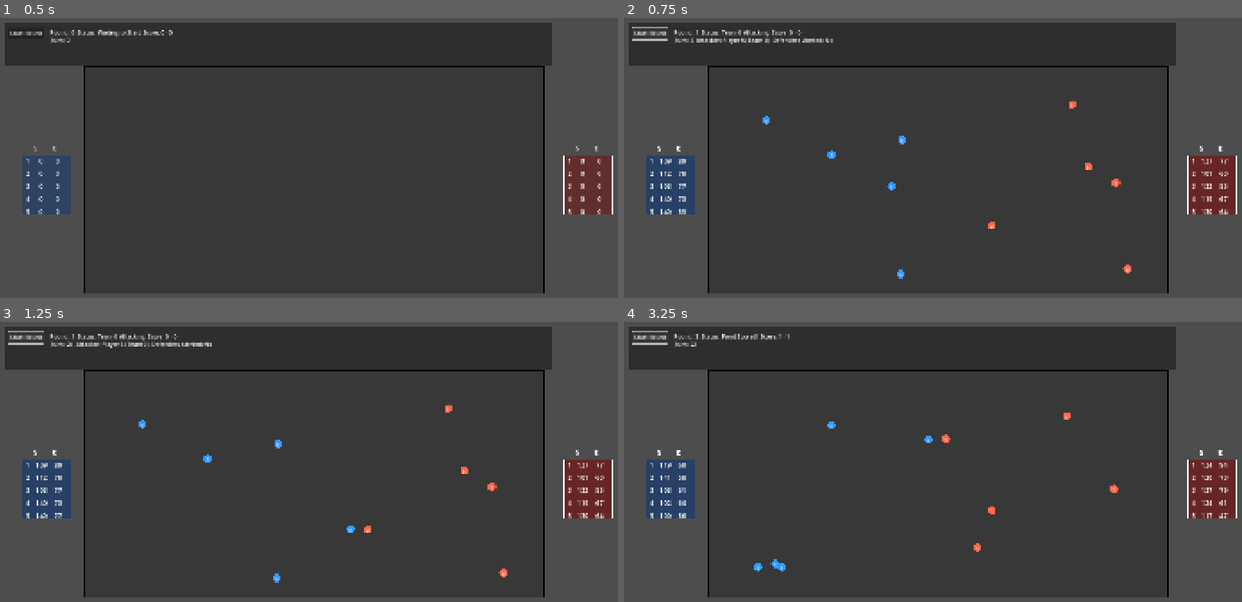
Above: before the commit, frames 1-4 (two rows, left to right).
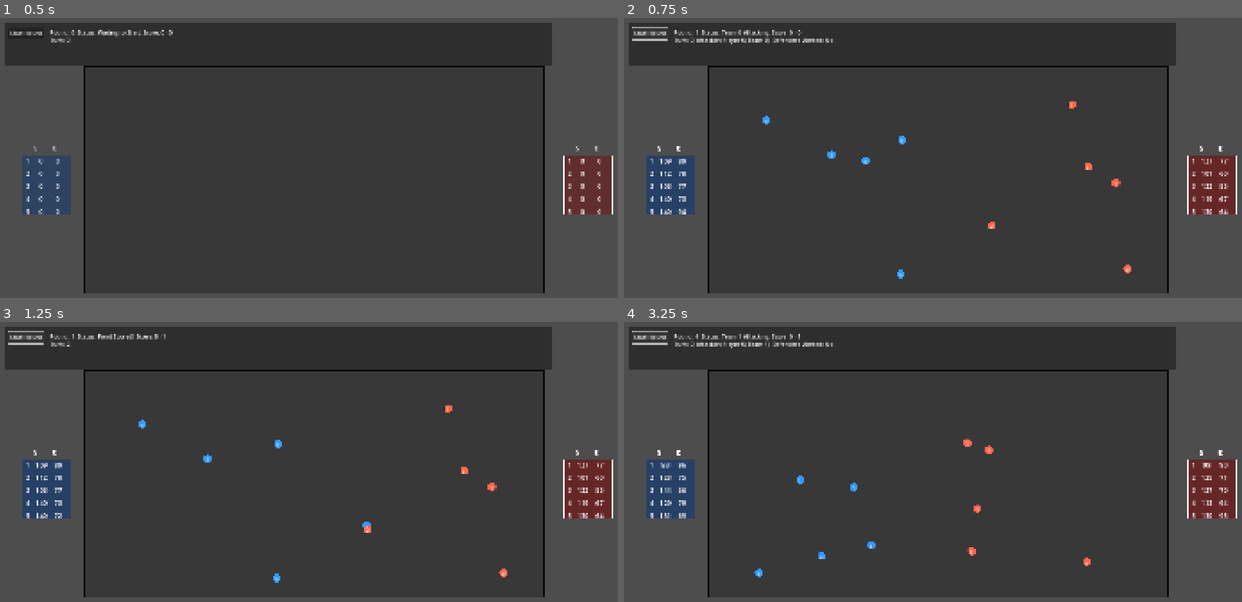
Above: after the commit, the same moments.

Repository: jami47/Hadudu-AI-Game
Game: Godot game, scene res://game/Game.tscn
Same seed, same stepped clock (60 frames per second), same inputs: the game is played once before the commit and once after it.
Inputs:
- Up to frame 1 (0.5 s): no input
- Up to frame 2 (0.75 s): click "Start Round" at 0.5 s
- Up to frame 3 (1.25 s): no input
- Up to frame 4 (3.25 s): click "Start Round" at 1.25 s; click "Start Round" at 2 s

Frame 1 is identical in both runs. In frame 2, less than 0.1% of the frame differs, in the area x 8-44%, y 7-71%; in frame 3, 0.5%; in frame 4, 1.3%, in the area x 5-98%, y 4-92%.

Commit message:
5.00 - Random player movement

Diff:
--- a/game/Game.gd
+++ b/game/Game.gd
@@ -2,7 +2,9 @@
 
 @export var players_per_team: int = 5
 @export var move_distance: float = 8.0
-@export var ai_depth: int = 1  # Reduced depth for faster, more responsive AI
+@export var ai_depth: int = 3  # Minimax depth for adversarial search (both attackers and defenders)
+@export var ai_update_interval: int = 15  # Frames between AI recalculations (higher = smoother movement)
+@export var movement_smoothing: float = 0.2  # Interpolation factor for smooth direction changes (0-1)
 @export var close_range_threshold: float = 35.0  # Distance for "very close" range (increased)
 @export var catch_distance: float = 12.0  # Distance for catching the attacker (decreased)
 
@@ -28,6 +30,10 @@
 var _defenders_alerted: bool = false  # Whether defenders are rushing to catch attacker
 var _team_scores: Array[int] = [0, 0]
 
+# Smooth movement system - stores velocities instead of directions
+var _player_velocities: Dictionary = {}  # Key: "team_id", Value: Vector2 velocity
+var _player_target_velocities: Dictionary = {}  # Key: "team_id", Value: Vector2 target velocity from AI
+
 var _panel_path := "UI/Panel"
 var _button_path := "UI/Panel/StartButton"
 var _round_path := "UI/Panel/RoundLabel"
@@ -59,22 +65,20 @@
 	if not _defenders_alerted:
 		_check_for_defender_alert()
 
-	# Get AI moves for all players - process every frame when defenders are alerted for immediate response
+	# AI decision-making happens every ai_update_interval frames
+	# Players continue moving in their last decided direction between AI updates
 	var state := _collect_state()
 
-	if _defenders_alerted:
-		# URGENT MODE: Process every frame for immediate attacker escape and defender chase
-		_process_ai_moves(state, players)
-		_check_round_end_conditions()
+	if _frame_counter >= ai_update_interval:
+		_frame_counter = 0
+		# Recalculate AI decisions using minimax (adversarial search)
+		_update_ai_decisions(state, players)
 		_turn += 1
 		_update_hud()
-	elif _frame_counter >= 2:
-		# NORMAL MODE: Process every 2 frames when no urgency
-		_frame_counter = 0
-		_process_ai_moves(state, players)
-		_check_round_end_conditions()
-		_turn += 1
-		_update_hud()
+
+	# Apply smooth interpolated movement every frame
+	_apply_smooth_movement(players)
+	_check_round_end_conditions()
 
 func _ensure_ui() -> void:
 	var ui = get_node_or_null("UI")
@@ -500,6 +504,10 @@
 	_defenders_alerted = false
 	_attacker_index = _rng.randi() % players_per_team  # Random attacker from attacking team
 
+	# Clear movement data for new round
+	_player_velocities.clear()
+	_player_target_velocities.clear()
+
 	# Respawn all players in new random positions
 	_clear_players()
 	_spawn_players()
@@ -527,38 +535,97 @@
 			print("[Game] Defenders alerted! Attacker got within range of Player %d" % (defender.player_id + 1))
 			break
 
-func _process_ai_moves(state: Dictionary, players: Array) -> void:
-	# Process attacker move - only the designated attacker should move initially
+# Update AI decisions using minimax adversarial search (called every ai_update_interval frames)
+func _update_ai_decisions(state: Dictionary, players: Array) -> void:
 	var attacker := _get_attacker(players)
+	var center_x := field_rect.position.x + field_rect.size.x * 0.5
+
+	# Update attacker's target velocity using minimax with depth=ai_depth
 	if attacker != null:
 		var attacker_move := AI.get_attacker_move(state, _attacking_team, _attacker_index, ai_depth, move_distance, _defenders_alerted)
+		var attacker_key := "%d_%d" % [_attacking_team, _attacker_index]
+
 		if attacker_move["delta"] != Vector2.ZERO:
-			_apply_player_move(attacker, attacker_move)
+			# Set target velocity from AI decision
+			_player_target_velocities[attacker_key] = attacker_move["delta"].normalized() * move_distance
 		else:
-			# Force attacker to move towards opponent court if AI returns zero movement
-			var forced_move := {"delta": Vector2(move_distance, 0) if _attacking_team == 0 else Vector2(-move_distance, 0)}
-			_apply_player_move(attacker, forced_move)
-			print("[Game] Forced attacker movement to prevent standstill")
-
-	# Process defender moves (only if alerted and only defending team players)
+			# Fallback: move toward opponent court
+			var fallback_dir := Vector2(1, 0) if _attacking_team == 0 else Vector2(-1, 0)
+			_player_target_velocities[attacker_key] = fallback_dir * move_distance
+
+	# Update defenders' target velocities (only if alerted)
+	if _defenders_alerted and attacker != null:
+		var defenders := _get_defenders(players)
+		var attacker_pos := attacker.global_position
+
+		for defender in defenders:
+			var defender_key := "%d_%d" % [_defending_team, defender.player_id]
+			var defender_pos: Vector2 = defender.global_position
+
+			# Smart defender logic: Use minimax for interception, simple chase if aligned
+			var is_aligned_horizontally :bool= abs(defender_pos.y - attacker_pos.y) < 30.0
+			var is_between_attacker_and_center := false
+
+			if _attacking_team == 0:  # Attacker going right
+				is_between_attacker_and_center = defender_pos.x > attacker_pos.x and defender_pos.x < center_x
+			else:  # Attacker going left
+				is_between_attacker_and_center = defender_pos.x < attacker_pos.x and defender_pos.x > center_x
+
+			# If defender is well-positioned (aligned and between attacker and goal), go straight
+			if is_aligned_horizontally and is_between_attacker_and_center:
+				# Simple direct chase - defender is already in good intercept position
+				var chase_dir: Vector2 = (attacker_pos - defender_pos).normalized()
+				_player_target_velocities[defender_key] = chase_dir * move_distance
+			else:
+				# Use minimax for strategic positioning/interception
+				var defender_move := AI.get_defender_move(state, _defending_team, defender.player_id, ai_depth, move_distance, attacker_pos)
+
+				if defender_move["delta"] != Vector2.ZERO:
+					_player_target_velocities[defender_key] = defender_move["delta"].normalized() * move_distance
+				else:
+					# Fallback to direct chase
+					var chase_dir: Vector2 = (attacker_pos - defender_pos).normalized()
+					_player_target_velocities[defender_key] = chase_dir * move_distance
+
+# Apply smooth interpolated movement every frame to prevent oscillation
+func _apply_smooth_movement(players: Array) -> void:
+	var attacker := _get_attacker(players)
+
+	# Smoothly move attacker toward target velocity
+	if attacker != null:
+		var attacker_key := "%d_%d" % [_attacking_team, _attacker_index]
+		if attacker_key in _player_target_velocities:
+			# Initialize current velocity if not exists
+			if attacker_key not in _player_velocities:
+				_player_velocities[attacker_key] = Vector2.ZERO
+
+			# Interpolate current velocity toward target velocity (smooth acceleration)
+			var current_vel: Vector2 = _player_velocities[attacker_key]
+			var target_vel: Vector2 = _player_target_velocities[attacker_key]
+			var new_vel: Vector2 = current_vel.lerp(target_vel, movement_smoothing)
+			_player_velocities[attacker_key] = new_vel
+
+			# Apply the smooth velocity
+			_apply_player_move(attacker, {"delta": new_vel})
+
+	# Smoothly move defenders toward their target velocities (only if alerted)
 	if _defenders_alerted:
 		var defenders := _get_defenders(players)
-		var attacker_pos := attacker.global_position if attacker else Vector2.ZERO
-
-		# All defenders chase the attacker when alerted
-
 		for defender in defenders:
-			# Ensure all defenders move towards attacker with simplified direct approach
-			var direction_to_attacker: Vector2 = (attacker_pos - defender.global_position).normalized()
-			var distance_to_attacker: float = defender.global_position.distance_to(attacker_pos)
-
-			# Use direct movement for more predictable chasing behavior
-			if distance_to_attacker > 5.0:  # Only move if not too close
-				var chase_move := {"delta": direction_to_attacker * move_distance}
-				_apply_player_move(defender, chase_move)
-
-	# All other players (non-attacking team members and non-designated attacker) should not move
-	# They'll stay in place due to the restriction system
+			var defender_key := "%d_%d" % [_defending_team, defender.player_id]
+			if defender_key in _player_target_velocities:
+				# Initialize current velocity if not exists
+				if defender_key not in _player_velocities:
+					_player_velocities[defender_key] = Vector2.ZERO
+
+				# Interpolate current velocity toward target velocity (smooth acceleration)
+				var current_vel: Vector2 = _player_velocities[defender_key]
+				var target_vel: Vector2 = _player_target_velocities[defender_key]
+				var new_vel: Vector2 = current_vel.lerp(target_vel, movement_smoothing)
+				_player_velocities[defender_key] = new_vel
+
+				# Apply the smooth velocity
+				_apply_player_move(defender, {"delta": new_vel})
 
 func _apply_player_move(player: Node2D, move: Dictionary) -> void:
 	if move.has("delta") and move["delta"] != Vector2.ZERO:
